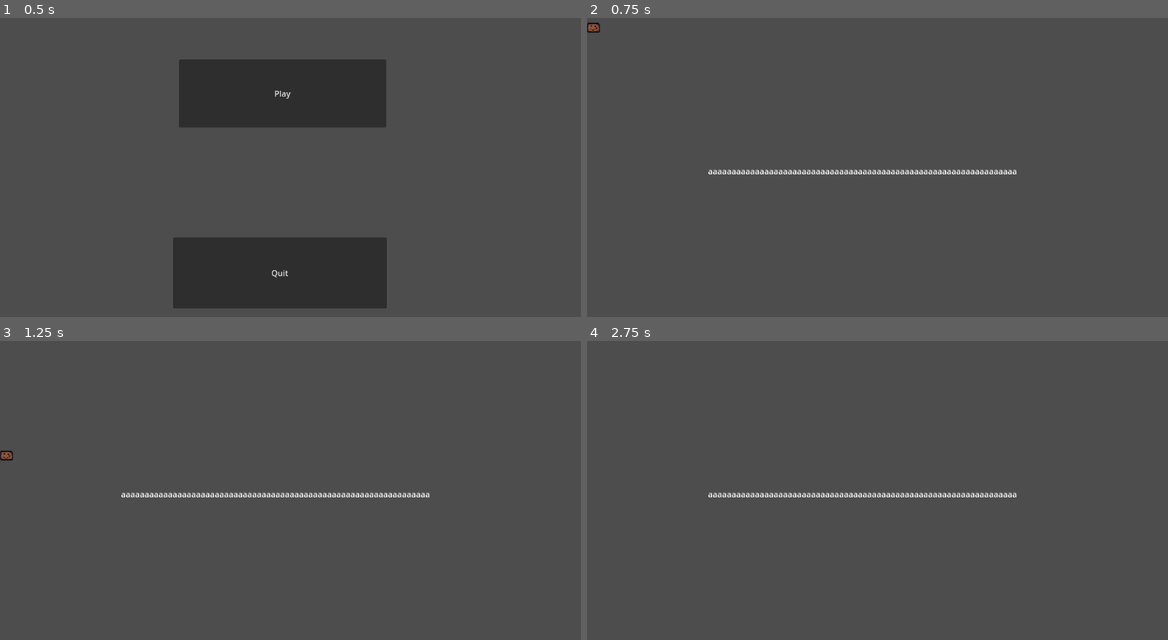
Above: before the commit, frames 1-4 (two rows, left to right).
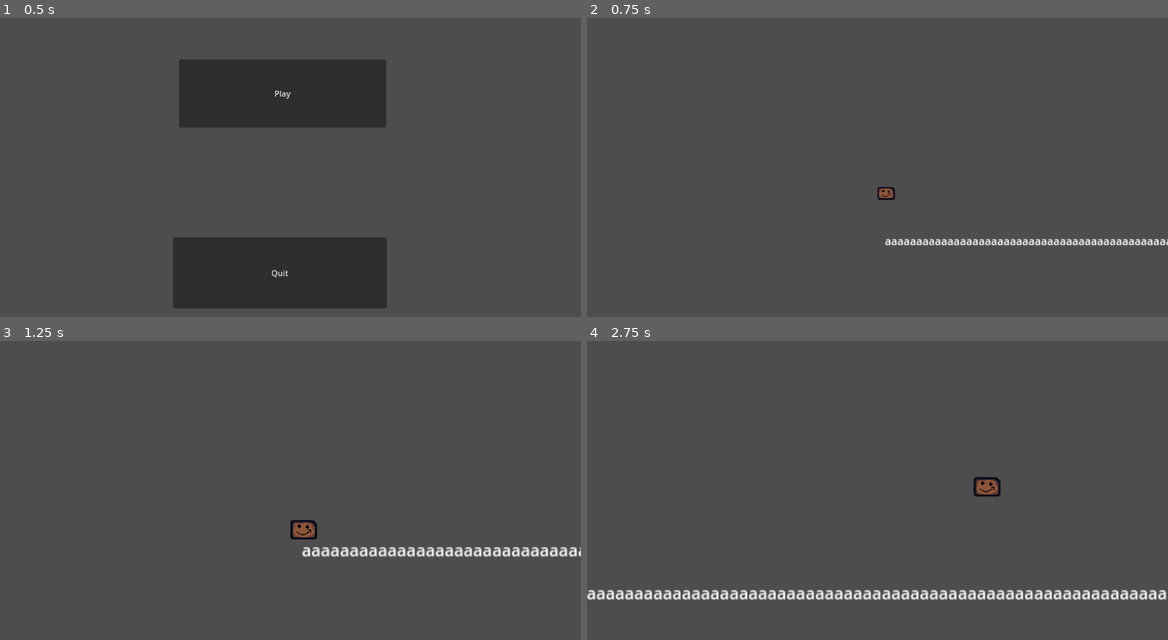
Above: after the commit, the same moments.

Repository: huhaochen06/Crayon-Box-Tournament
Game: Godot game, scene res://main.tscn
Two runs of this game, one before a commit and one after it. Both use one fixed random seed, a clock stepped at 60 frames per second and the inputs below.
Inputs (mouse positions are in pixels of both pictures, inside the frame that each line leads up to):
- Up to frame 1 (0.5 s): no input
- Up to frame 2 (0.75 s): click "Play" at 0.5 s
- Up to frame 3 (1.25 s): no input
- Up to frame 4 (2.75 s): tap Enter (ui_accept) at 1.25, 1.52, 2.27 s; move the mouse to (1005, 484) at 1.27 s; hold Right (ui_right) from 1.28 s (still down); move the mouse to (761, 517) at 2.02 s

Frame 1 is identical in both runs. In frame 2, 1.6% of the frame differs, in the area x 0-100%, y 1-77%; in frame 3, 2.2%; in frame 4, 3.4%, in the area x 0-100%, y 45-87%.

Commit message:
ef

Diff:
--- a/player/box/box.tscn
+++ b/player/box/box.tscn
@@ -13,8 +13,6 @@
 position = Vector2(13, 10)
 shape = SubResource("RectangleShape2D_ono7p")
 
-[node name="Sprite2D" type="Sprite2D" parent="."]
-
 [node name="Box-head" type="Sprite2D" parent="."]
 position = Vector2(13, 10)
 scale = Vector2(0.0882813, 0.0882813)
--- a/project.godot
+++ b/project.godot
@@ -19,3 +19,26 @@
 
 Game="*res://global/game.gd"
 Utils="*res://global/utils.gd"
+
+[input]
+
+ui_left={
+"deadzone": 0.5,
+"events": [Object(InputEventKey,"resource_local_to_scene":false,"resource_name":"","device":0,"window_id":0,"alt_pressed":false,"shift_pressed":false,"ctrl_pressed":false,"meta_pressed":false,"pressed":false,"keycode":4194319,"physical_keycode":4194319,"key_label":4194319,"unicode":0,"echo":false,"script":null)
+, Object(InputEventJoypadButton,"resource_local_to_scene":false,"resource_name":"","device":0,"button_index":13,"pressure":0.0,"pressed":false,"script":null)
+, Object(InputEventJoypadMotion,"resource_local_to_scene":false,"resource_name":"","device":0,"axis":0,"axis_value":-1.0,"script":null)
+, Object(InputEventKey,"resource_local_to_scene":false,"resource_name":"","device":-1,"window_id":0,"alt_pressed":false,"shift_pressed":false,"ctrl_pressed":false,"meta_pressed":false,"pressed":false,"keycode":0,"physical_keycode":65,"key_label":0,"unicode":97,"echo":false,"script":null)
+]
+}
+ui_right={
+"deadzone": 0.5,
+"events": [Object(InputEventKey,"resource_local_to_scene":false,"resource_name":"","device":0,"window_id":0,"alt_pressed":false,"shift_pressed":false,"ctrl_pressed":false,"meta_pressed":false,"pressed":false,"keycode":4194321,"physical_keycode":0,"key_label":0,"unicode":0,"echo":false,"script":null)
+, Object(InputEventJoypadButton,"resource_local_to_scene":false,"resource_name":"","device":0,"button_index":14,"pressure":0.0,"pressed":false,"script":null)
+, Object(InputEventJoypadMotion,"resource_local_to_scene":false,"resource_name":"","device":0,"axis":0,"axis_value":1.0,"script":null)
+, Object(InputEventKey,"resource_local_to_scene":false,"resource_name":"","device":-1,"window_id":0,"alt_pressed":false,"shift_pressed":false,"ctrl_pressed":false,"meta_pressed":false,"pressed":false,"keycode":0,"physical_keycode":68,"key_label":0,"unicode":100,"echo":false,"script":null)
+]
+}
+ui_={
+"deadzone": 0.5,
+"events": []
+}
--- /dev/null
+++ b/world/main-camera.gd
@@ -0,0 +1,28 @@
+extends Camera2D
+
+var box_character # Reference to the box character node
+var zoom_speed = 2 # Speed at which the camera zooms in and out
+var min_zoom = Vector2(1, 1) # Minimum zoom level
+
+# Called when the node enters the scene tree for the first time.
+func _ready():
+    box_character = get_node("/root/World/Box") # Replace with the actual path to the box character node
+
+var follow_speed = 0.05 # Speed at which the camera follows the box character
+
+# Called every frame. 'delta' is the elapsed time since the previous frame.
+func _process(delta):
+    var mouse_position = get_viewport().get_mouse_position()
+    var box_position = box_character.global_position
+    var viewport_size = get_viewport().size
+    var edge_threshold = 100 # Distance from the edge of the viewport to start zooming out
+
+    # Smoothly move the camera towards the box's position
+    global_position = global_position.lerp(box_position, follow_speed)
+
+    var distance_to_edge = min(mouse_position.x, mouse_position.y, viewport_size.x - mouse_position.x, viewport_size.y - mouse_position.y)
+    if distance_to_edge < edge_threshold:
+        if zoom.x > min_zoom.x and zoom.y > min_zoom.y:
+            zoom -= Vector2(zoom_speed, zoom_speed) * delta
+    elif zoom.x < 2 and zoom.y < 2:
+        zoom += Vector2(zoom_speed, zoom_speed) * delta
--- a/world/world.tscn
+++ b/world/world.tscn
@@ -1,8 +1,9 @@
-[gd_scene load_steps=4 format=3 uid="uid://defdxwfktl665"]
+[gd_scene load_steps=5 format=3 uid="uid://defdxwfktl665"]
 
 [ext_resource type="Script" path="res://world/world.gd" id="1_ae6yj"]
 [ext_resource type="PackedScene" uid="uid://bwu8ink5eygl7" path="res://player/box/box.tscn" id="1_kqfj3"]
 [ext_resource type="PackedScene" uid="uid://df8j7n3grw5tn" path="res://player/crayon/crayon.tscn" id="2_i8rew"]
+[ext_resource type="Script" path="res://world/main-camera.gd" id="4_85n0t"]
 
 [node name="World" type="Node2D"]
 script = ExtResource("1_ae6yj")
@@ -10,3 +11,6 @@
 [node name="Box" parent="." instance=ExtResource("1_kqfj3")]
 
 [node name="Crayon" parent="." instance=ExtResource("2_i8rew")]
+
+[node name="Camera2D" type="Camera2D" parent="."]
+script = ExtResource("4_85n0t")
--- a/world/world_1/world_1.tscn
+++ b/world/world_1/world_1.tscn
@@ -1,16 +1,23 @@
-[gd_scene load_steps=2 format=3 uid="uid://otb2e0vovr7n"]
+[gd_scene load_steps=3 format=3 uid="uid://otb2e0vovr7n"]
 
 [ext_resource type="Script" path="res://world/world_1/world_1.gd" id="1_7kx4b"]
+
+[sub_resource type="RectangleShape2D" id="RectangleShape2D_2ynjw"]
+size = Vector2(626.5, 20)
 
 [node name="World1" type="Node2D"]
 position = Vector2(522, 203)
 script = ExtResource("1_7kx4b")
 
-[node name="CollisionShape2D" type="CollisionShape2D" parent="."]
+[node name="Label" type="Label" parent="."]
+offset_left = -511.0
+offset_top = -119.0
+offset_right = 102.0
+offset_bottom = -1.0
+text = "aaaaaaaaaaaaaaaaaaaaaaaaaaaaaaaaaaaaaaaaaaaaaaaaaaaaaaaaaaaaaaaaaa"
 
-[node name="Label" type="Label" parent="."]
-offset_left = -282.0
-offset_top = 95.0
-offset_right = 331.0
-offset_bottom = 213.0
-text = "aaaaaaaaaaaaaaaaaaaaaaaaaaaaaaaaaaaaaaaaaaaaaaaaaaaaaaaaaaaaaaaaaa"
+[node name="Area2D" type="StaticBody2D" parent="."]
+
+[node name="CollisionShape2D" type="CollisionShape2D" parent="Area2D"]
+position = Vector2(-211, -107)
+shape = SubResource("RectangleShape2D_2ynjw")
